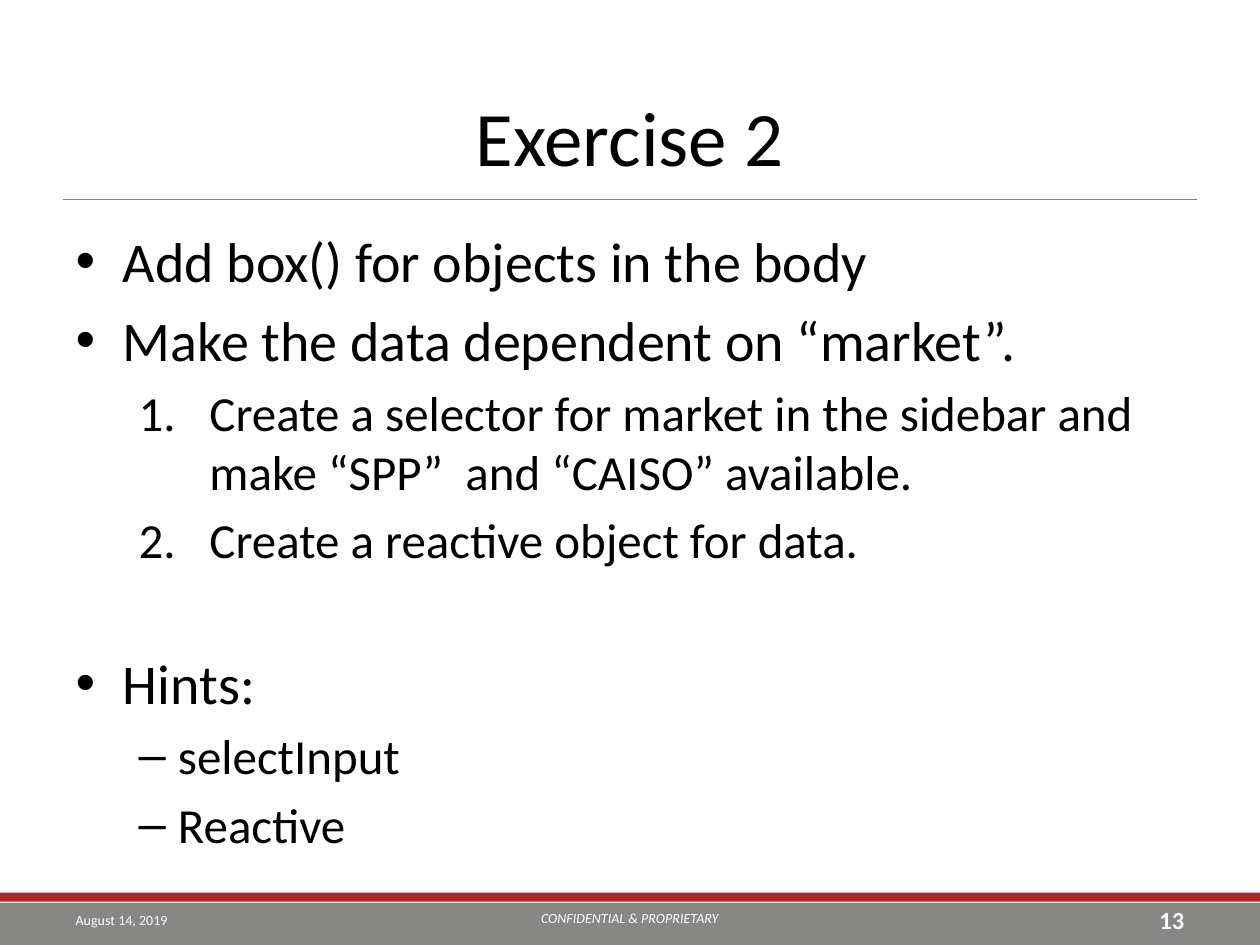
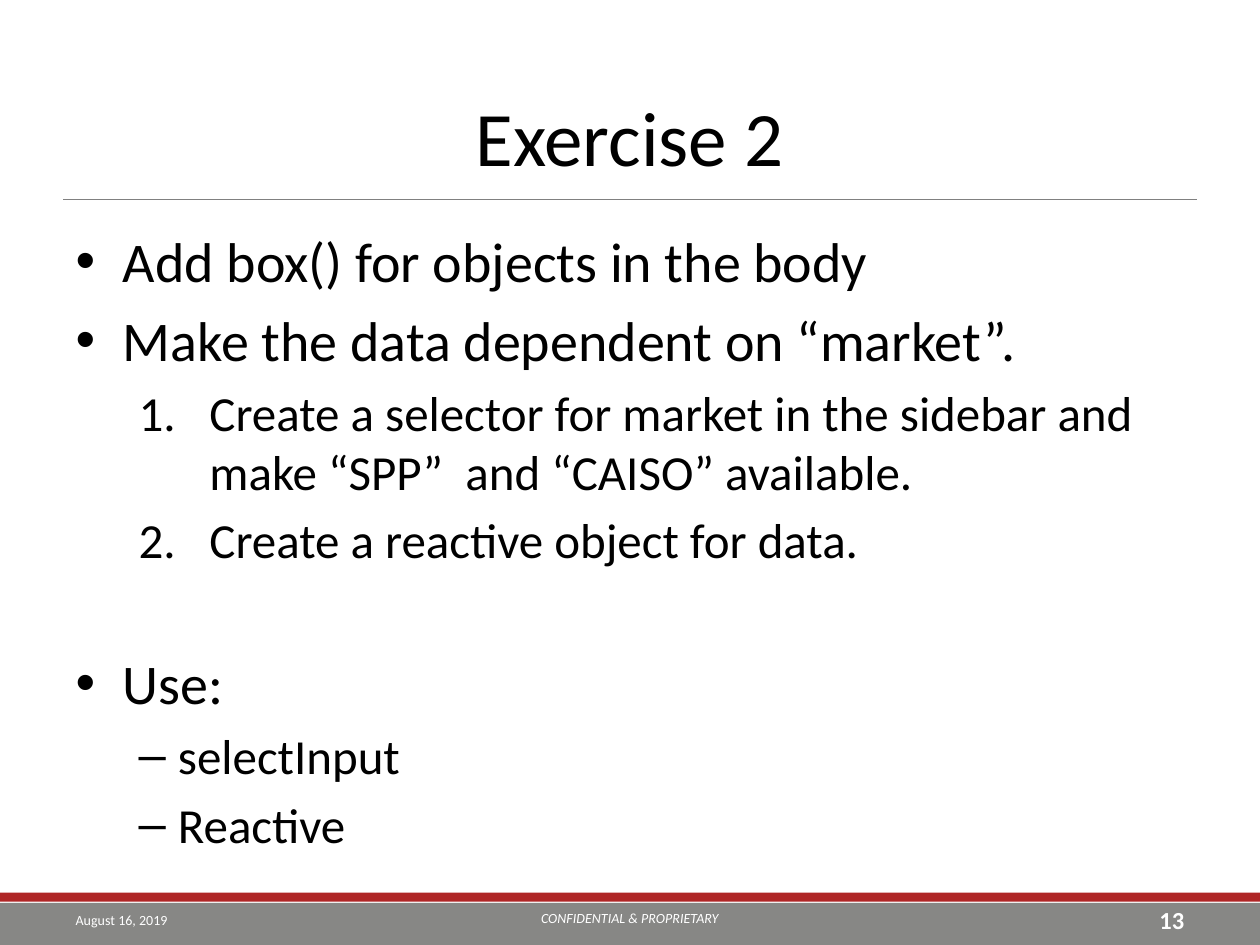
Before and after one commit to TEA-Analytics/ShinyWorkshop, a slide deck: slide 13 of Day 1.pptx. Drawn at 1260x945 pixels with LibreOffice and Linux fonts; fonts in the diff are those of the drawing; background and template pictures are left out. Boxes give left, top, right and bottom in pixels: in the first picture for what was removed or moved away, otherwise in the second. Text is boxed around its words. In the diff, an @@ line names an element or a change of style, - is before the commit and + after.

```diff
--- a/Day 1.pptx
+++ b/Day 1.pptx
@@ text at <box>123,668,224,705</box>: text changed @@
-• Hints:
+• Use:
@@ text at <box>76,915,167,928</box>: text changed @@
-August 14, 2019
+August 16, 2019
```
Also in this commit, not shown: 54 other slides changed, 3 slides added, 6 other files.
